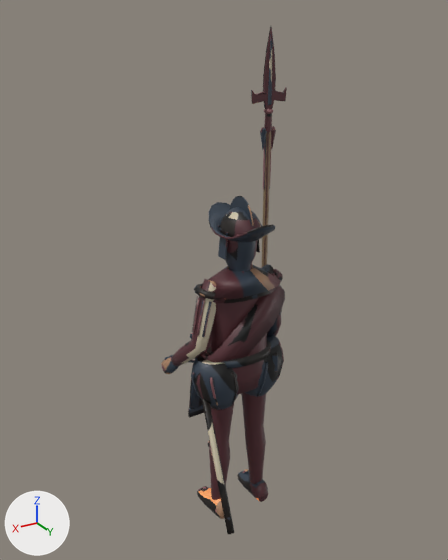
The FBX model Assets/Models/ArtBible/Enemies/Powder/PalaceGuard/PalaceGuard.fbx as it was, and as the next commit left it.
The view is the same before and after, from a camera (50 mm lens) standing at (1.552, 2.435, 2.671) and looking at (0.06, -0.052, 1.427). The axes (+X, +Y, +Z) are drawn at lower left. The lights are the same throughout. The older version comes first.

Objects in the first picture: 'PalaceGuard'.
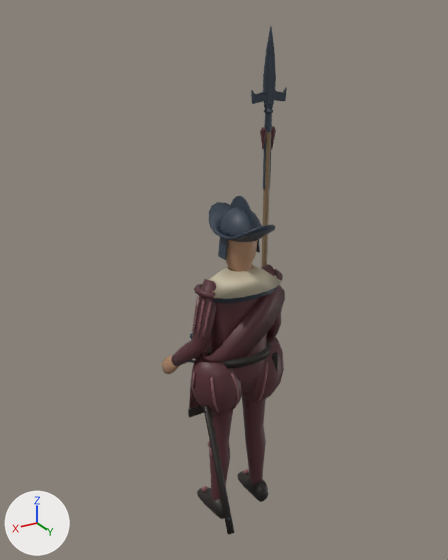
The change, as a list of edits to the scene's bpy script:
```text
Change me_palaceguard:
    where me_palaceguard.from_pydata(...)  # 3931 vertices, 3910 faces; spans x -0.39..0.33, y -0.29..0.41, z 0.0..2.62
    used by ob_palaceguard; location = (0.0, 0.0, 0.0)
    me_palaceguard part 1: 314 vertices moved from x -0.28..0.28, y -0.12..0.12, z 0.72..0.98 to x -0.28..0.28, y -0.13..0.13, z 0.69..0.98; 12 vertices removed from x -0.23..0.23, y -0.1..0.1, z 0.74..0.98; 12 vertices added at x -0.21..0.21, y -0.11..0.11, z 0.71..0.98
    me_palaceguard part 2: 3096 kept faces spanning x -0.39..0.33, y -0.29..0.41, z 0.0..2.62 get new texture (UV) coordinates
```

What differs and where, as boxes [x1, y1, x2, y2] in the pictures (448 x 560 px; the box of a moved part takes in the faces that stretch with it):
part 1 of me_palaceguard, moved or reshaped
    before: [191, 354, 284, 410]
    after: [191, 351, 284, 415]
part 2 of me_palaceguard, surface changed
    both: [162, 29, 287, 521]
